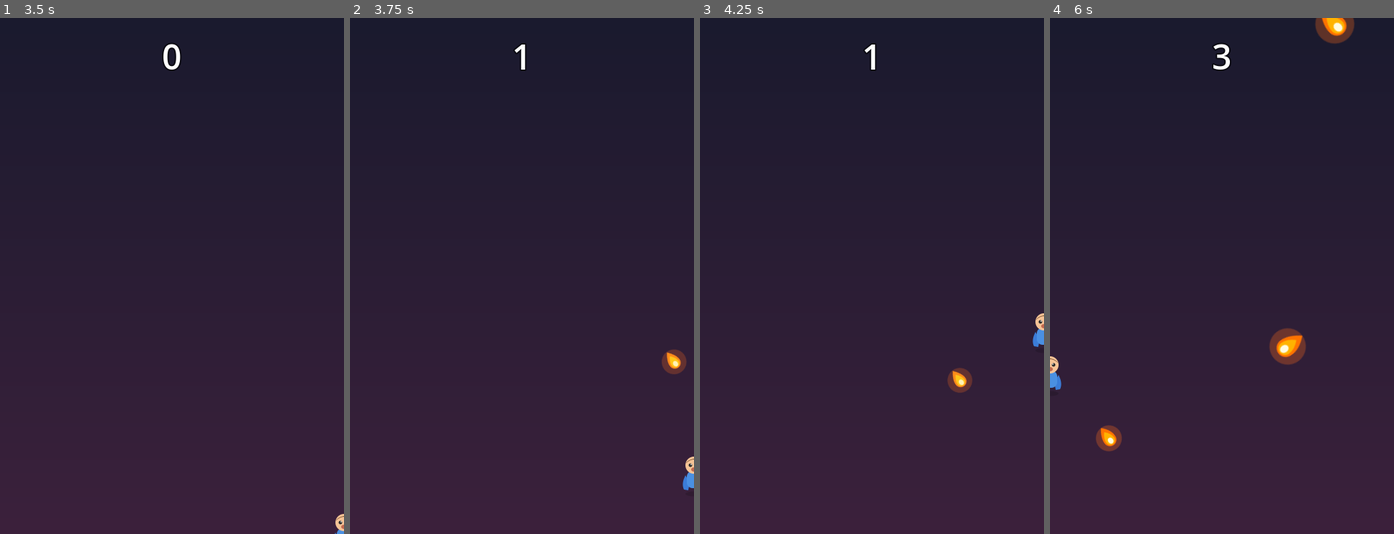
Above: before the commit, frames 1-4 (left to right).
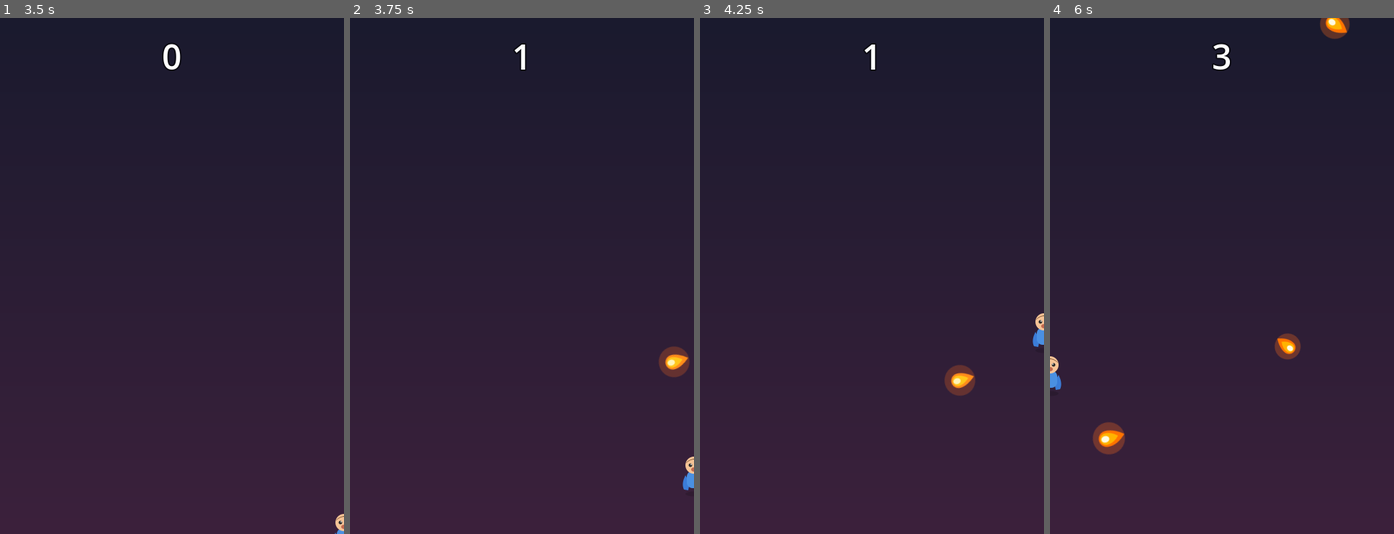
Above: after the commit, the same moments.

Repository: nutella4brunch/dodge-the-fireballs
Game: Godot game, scene res://scenes/main.tscn
The game is run twice, just before and just after one commit, with the same random seed, the same clock (stepped at 60 frames per second) and the same inputs.
Inputs:
- Up to frame 1 (3.5 s): click "Start" at 0.5 s; tap Enter at 1.25 s; hold Right (move_right) 1.28-2.03 s; hold Space (start_game) 1.28-2.03 s; hold Down (move_down) 2.03-2.78 s; tap Space (start_game) at 2.1 s; hold Right (move_right) from 2.78 s (still down); hold Space (start_game) from 2.78 s (still down)
- Up to frame 2 (3.75 s): release Right (move_right) at 3.53 s; release Space (start_game) at 3.53 s; hold Up (move_up) from 3.53 s (still down); tap Space (start_game) at 3.6 s
- Up to frame 3 (4.25 s): keep holding Up (move_up)
- Up to frame 4 (6 s): release Up (move_up) at 4.28 s; hold Space (start_game) 4.28-5.03 s; hold Left (move_left) 4.28-5.78 s; tap Space (start_game) at 5.1 s; hold Down (move_down) from 5.78 s (still down); hold Space (start_game) from 5.78 s (still down)

Frame 1 is identical in both runs. In frame 2, 0.3% of the frame differs, in the area x 89-99%, y 63-70%; in frame 3, 0.3%; in frame 4, 1.2%, in the area x 12-89%, y 0-85%.

Commit message:
Fireballs fly head-first
The sprite was given a random spin for variety, which erased the
direction cue — some fireballs flew tail-first. Now the flame gets
one fixed quarter-turn so the round head leads and the tail trails;
the size variation keeps them from looking identical.

Co-Authored-By: Claude Fable 5 <noreply@anthropic.com>

Diff:
--- a/game/scripts/fireball.gd
+++ b/game/scripts/fireball.gd
@@ -26,8 +26,10 @@
 
 
 func _ready() -> void:
-	# Spin the flame sprite so they don't all look identical.
-	$AnimatedSprite2D.rotation = randf_range(0, TAU)
+	# Turn the flame so the round head leads and the tail
+	# trails behind. The body itself is already rotated to
+	# face the direction of flight (main.gd does that).
+	$AnimatedSprite2D.rotation = -PI / 2
 	# Vary the size a little, too.
 	var scale_factor: float = randf_range(0.8, 1.3)
 	$AnimatedSprite2D.scale = Vector2(scale_factor, scale_factor)
